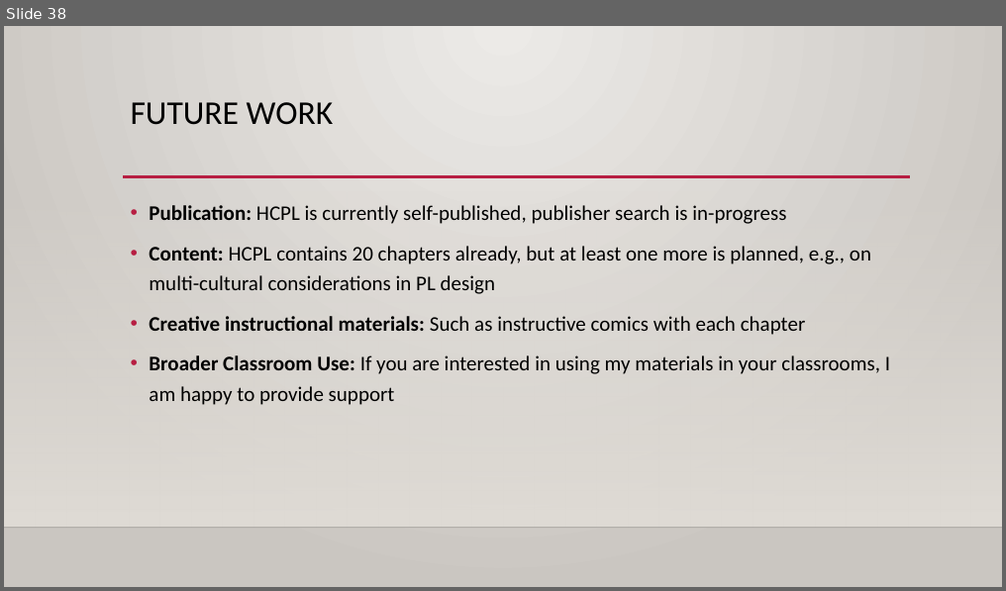
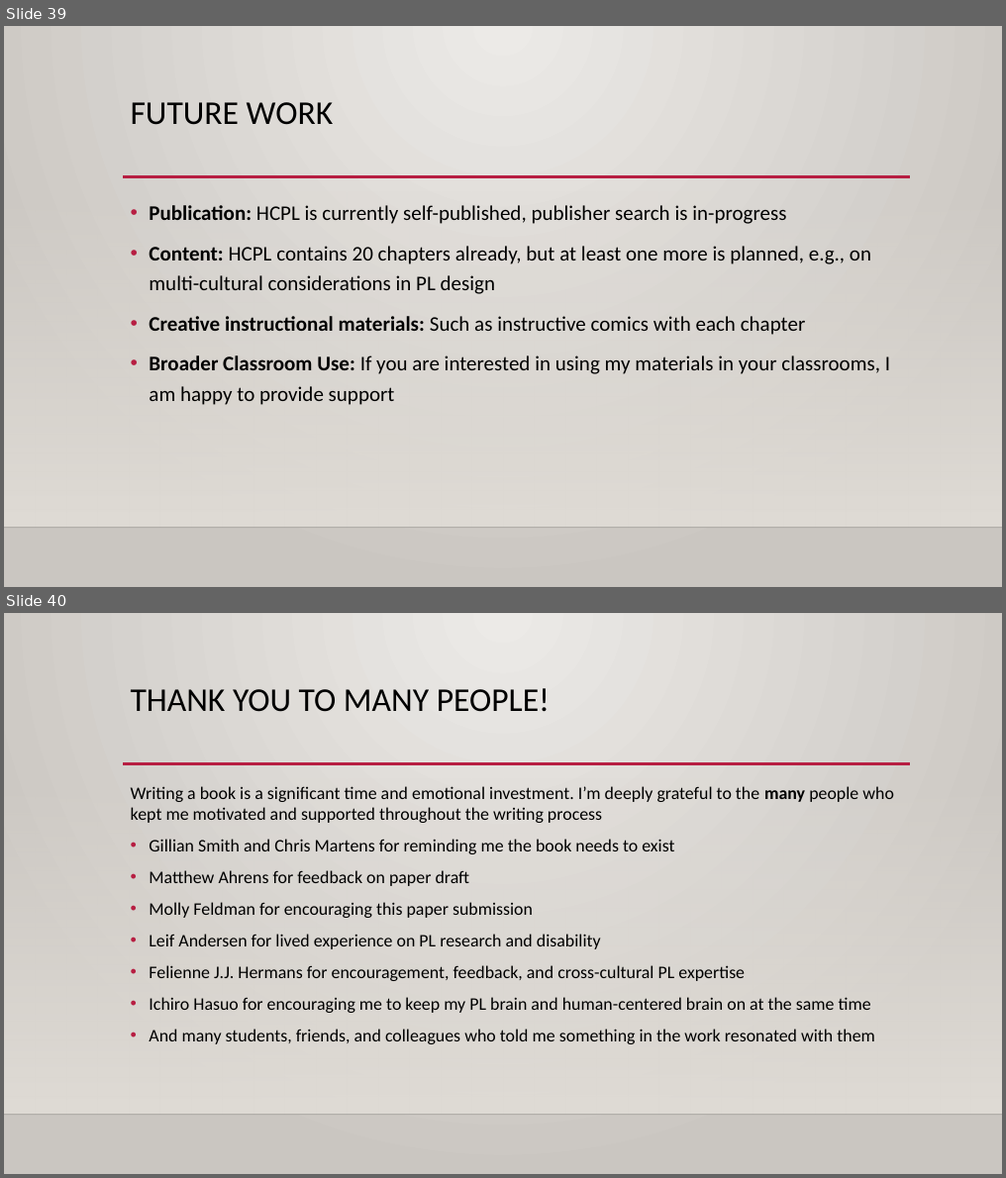
Before and after one commit to rbohrer/pl-course, a slide deck: hcpl/tfpie24.pptx. Shown one above the other, each under a label of ours: slide 38 before the commit, slides 39 and 40 after it. The pictures are 1006x591 and 1006x1178 pixels, drawn with LibreOffice and Linux fonts; fonts in the diff are those of the drawing; background and template pictures are left out. Boxes give left, top, right and bottom in pixels: in the first picture for what was removed or moved away, otherwise in the second. Text is boxed around its words. In the diff, an @@ line names an element or a change of style, - is before the commit and + after.

```diff
--- a/hcpl/tfpie24.pptx
+++ b/hcpl/tfpie24.pptx
@@ slide 40 added at box(4, 613, 1002, 1174), background gradient #ECEAE7 to #CAC7C1; not listed: 3 template elements that a slide beside it also shows @@
@@ title added at box(131, 688, 549, 712), 32 pt, text #000000 @@
+THANK YOU TO MANY PEOPLE!
@@ text added at box(131, 786, 894, 1045), 17 pt, text #000000 @@
+Writing a book is a significant time and emotional investment. I’m deeply grateful to the many people who kept me motivated and supported throughout the writing process
+• Gillian Smith and Chris Martens for reminding me the book needs to exist
+• Matthew Ahrens for feedback on paper draft
+• Molly Feldman for encouraging this paper submission
+• Leif Andersen for lived experience on PL research and disability
+• Felienne J.J. Hermans for encouragement, feedback, and cross-cultural PL expertise
+• Ichiro Hasuo for encouraging me to keep my PL brain and human-centered brain on at the same time
+• And many students, friends, and colleagues who told me something in the work resonated with them
@@ what was slide 38 is now slide 39 @@
```
Also in this commit, not shown: 6 slides changed, 1 other slide added, 1 slide removed.
